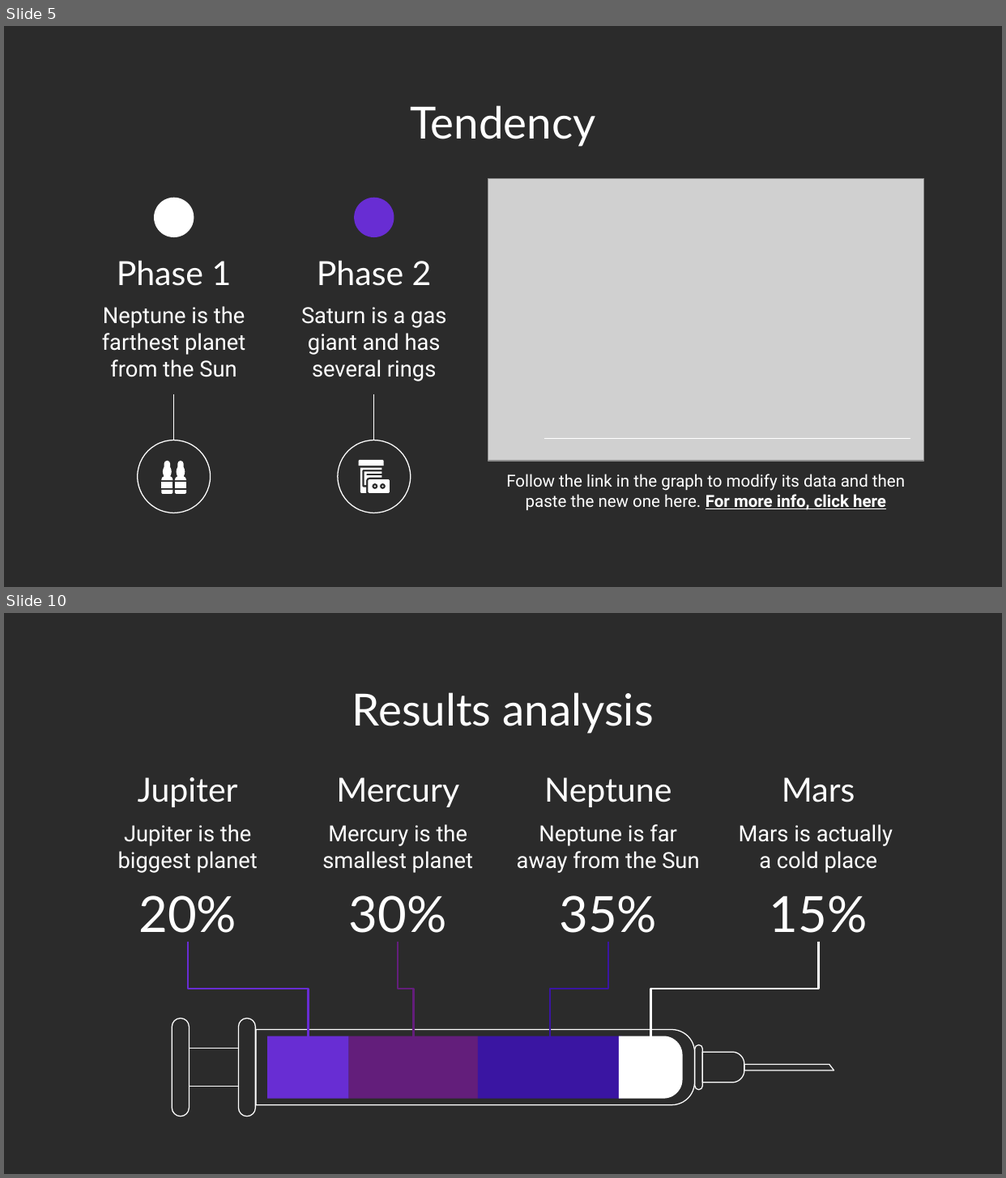
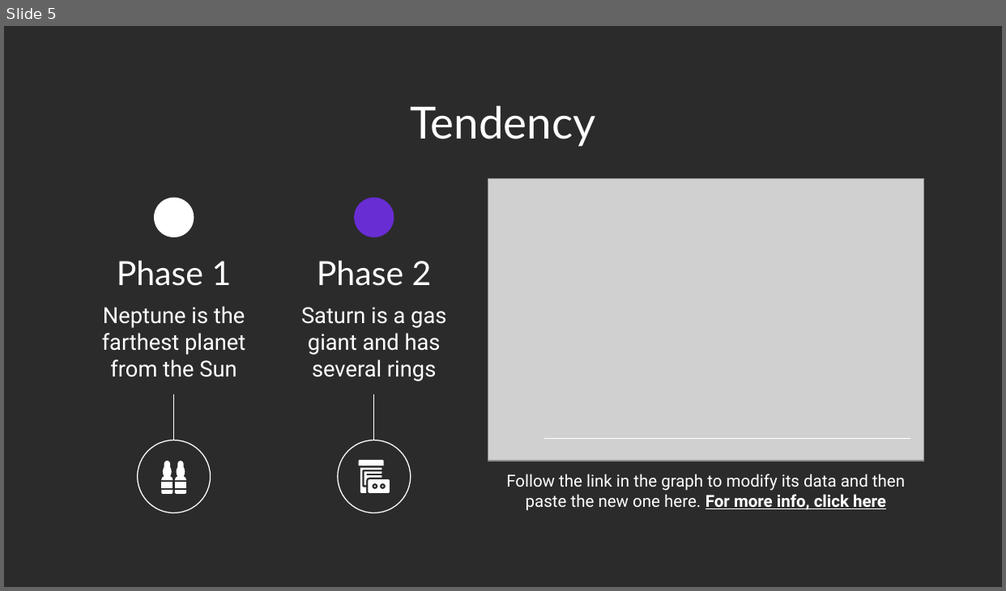
Before and after one commit to usedgenes/Rocketry-Advanced-Curriculum, a slide deck: Daily Lesson Plans/Day 7/Day 7.pptx. Shown one above the other, each under a label of ours: slides 5 and 10 before the commit, slide 5 after it; the slides between them are not shown. The pictures are 1006x1178 and 1006x591 pixels, drawn with LibreOffice and Linux fonts; fonts in the diff are those of the drawing; grey boxes stand for pictures; background and template pictures are left out; a plain dark background stands for a picture behind light text. Boxes give left, top, right and bottom in pixels: in the first picture for what was removed or moved away, otherwise in the second. Text is boxed around its words. In the diff, an @@ line names an element or a change of style, - is before the commit and + after.

```diff
--- a/Daily Lesson Plans/Day 7/Day 7.pptx
+++ b/Daily Lesson Plans/Day 7/Day 7.pptx
@@ slide 10 removed at bbox=[4, 613, 1002, 1174], background picture (left out) @@
@@ title removed at bbox=[352, 692, 654, 734] @@
-Results analysis
@@ text removed at bbox=[138, 777, 238, 807] @@
-Jupiter
@@ text removed at bbox=[336, 777, 459, 807] @@
-Mercury
@@ text removed at bbox=[544, 777, 671, 807] @@
-Neptune
@@ text removed at bbox=[782, 777, 855, 803] @@
-Mars
@@ text removed at bbox=[118, 824, 258, 873] @@
-Jupiter is the biggest planet
@@ text removed at bbox=[322, 824, 473, 873] @@
-Mercury is the smallest planet
@@ text removed at bbox=[517, 824, 699, 873] @@
-Neptune is far away from the Sun
@@ text removed at bbox=[739, 824, 893, 873] @@
-Mars is actually
-a cold place
@@ text removed at bbox=[138, 896, 236, 933] @@
-20%
@@ text removed at bbox=[349, 896, 447, 933] @@
-30%
@@ text removed at bbox=[559, 896, 657, 933] @@
-35%
@@ text removed at bbox=[769, 896, 867, 933] @@
-15%
@@ elbow line removed from (188, 941) to (309, 1036) @@
@@ elbow line removed from (398, 941) to (413, 1036) @@
@@ elbow line removed from (607, 941) to (550, 1036) @@
@@ elbow line removed from (818, 941) to (650, 1036) @@
@@ rectangle removed at bbox=[267, 1036, 349, 1099] @@
@@ rectangle removed at bbox=[348, 1036, 477, 1099] @@
@@ rectangle removed at bbox=[478, 1036, 622, 1099] @@
@@ round same rect removed at bbox=[620, 1036, 683, 1098] @@
@@ group removed at bbox=[172, 1018, 834, 1116]: 6 freeform shapes, 1 round same rect @@
```
Also in this commit, not shown: 2 slides changed, 1 slide added, 7 other slides removed, 17 other files.
